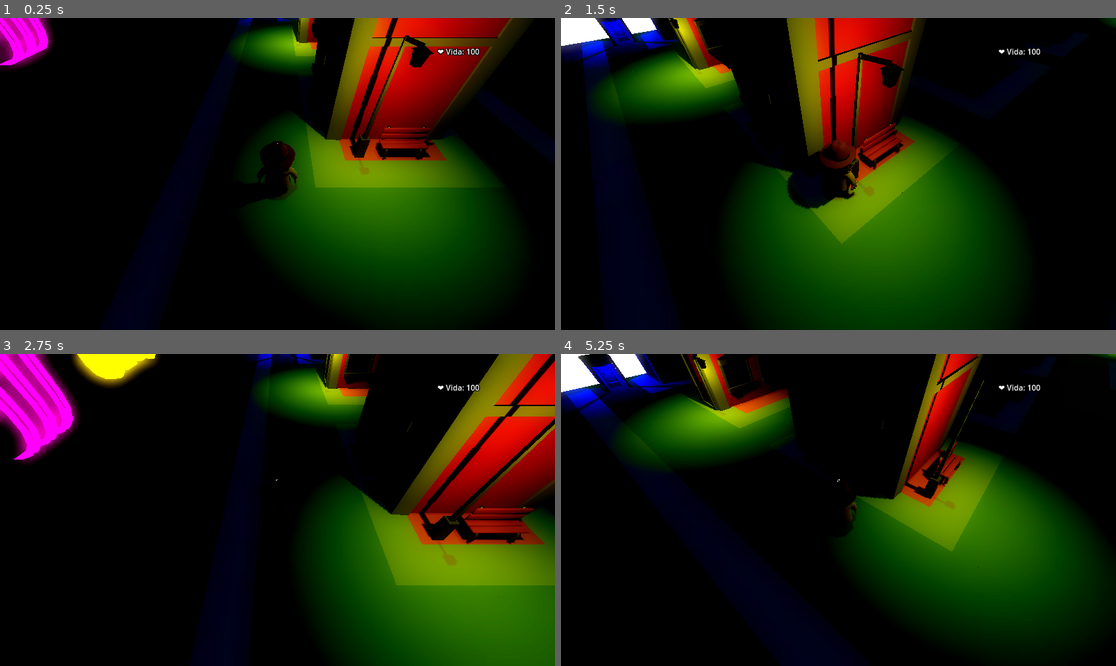
Above: before the commit, frames 1-4 (two rows, left to right).
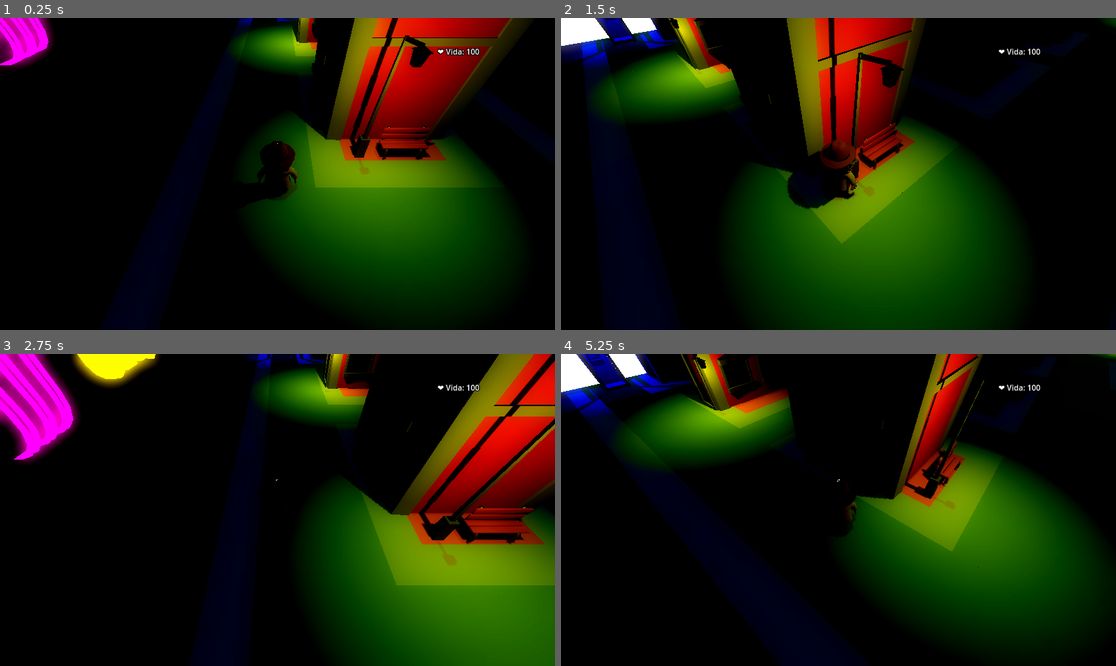
Above: after the commit, the same moments.

Repository: jphants/delivery-man
Game: Godot game, scene res://Level/Level1.tscn
Same seed, same stepped clock (60 frames per second), same inputs: the game is played once before the commit and once after it.
Inputs:
- Up to frame 1 (0.25 s): no input
- Up to frame 2 (1.5 s): tap Enter at 0.5 s; hold Up (ui_up) from 0.53 s (still down); tap Q (camera_left) at 0.6 s; tap E (camera_right) at 1.35 s
- Up to frame 3 (2.75 s): release Up (ui_up) at 2.03 s; hold Left (ui_left) from 2.03 s (still down); tap Space (interact) at 2.1 s
- Up to frame 4 (5.25 s): tap Q (camera_left) at 2.85, 5.1 s; tap Space (interact) at 3.5, 4.35 s; release Left (ui_left) at 3.53 s; hold Down (ui_down) 3.53-4.28 s; tap E (camera_right) at 3.6 s; hold Right (ui_right) 4.28-5.03 s; hold Up (ui_up) from 5.03 s (still down)

The runs differ from the first frame. In frame 1, less than 0.1% of the frame differs, in the area x 51-53%, y 0-1%; in frame 2, 0.5%; in frame 3, less than 0.1%; in frame 4, 0.7%, in the area x 1-19%, y 0-17%.

Commit message:
Sounds for changing clothes

Diff:
--- a/Level/Level1.tscn
+++ b/Level/Level1.tscn
@@ -301,7 +301,7 @@
 [node name="Cabinas" type="Node3D" parent="."]
 
 [node name="PhoneBooth" parent="Cabinas" instance=ExtResource("13_grst6")]
-transform = Transform3D(-4.371139e-08, 0, 1, 0, 1, 0, -1, 0, -4.371139e-08, -0.90286314, 0, -18.501831)
+transform = Transform3D(-4.371139e-08, 0, 1, 0, 1, 0, -1, 0, -4.371139e-08, -0.90286314, 1.057112, -18.501831)
 target_team = 1
 
 [node name="PhoneBooth2" parent="Cabinas" instance=ExtResource("13_grst6")]
--- a/PhoneBooths/TransformBooth.tscn
+++ b/PhoneBooths/TransformBooth.tscn
@@ -1,6 +1,7 @@
-[gd_scene load_steps=12 format=4 uid="uid://dsmirbtmumcqg"]
+[gd_scene load_steps=13 format=4 uid="uid://dsmirbtmumcqg"]
 
 [ext_resource type="Script" uid="uid://dir2tci2ggaut" path="res://Test/cabin.gd" id="1_470t7"]
+[ext_resource type="AudioStream" uid="uid://4po557ifg2ev" path="res://SFX/cloth_swap.mp3" id="2_s0j1e"]
 
 [sub_resource type="StandardMaterial3D" id="StandardMaterial3D_vviwj"]
 resource_name = "cabina_ss"
@@ -232,4 +233,8 @@
 [node name="CollisionShape3D" type="CollisionShape3D" parent="Area3D"]
 shape = SubResource("BoxShape3D_s0j1e")
 
+[node name="ClothSound" type="AudioStreamPlayer3D" parent="."]
+stream = ExtResource("2_s0j1e")
+volume_db = -7.0
+
 [connection signal="body_entered" from="Area3D" to="." method="_on_area_3d_body_entered"]
--- a/Test/cabin.gd
+++ b/Test/cabin.gd
@@ -2,6 +2,7 @@
 
 @onready var area_3d: Area3D = $Area3D
 @onready var omni_light_3d: OmniLight3D = $OmniLight3D
+@onready var cloth_sound: AudioStreamPlayer3D = $ClothSound
 
 enum Team {
 	NONE,
@@ -29,6 +30,12 @@
 		omni_light_3d.light_color = team_colors[target_team]
 
 func _on_area_3d_body_entered(body: Node3D) -> void:
-	if body.has_method("set_team"):
+	if body.has_method("get_team"):
+
+		var body_team = body.get_team()  # obtenemos el team actual del body
+		if body_team != target_team:
+			cloth_sound.play()
+			print(body.name, "matches target team", target_team)
+		else:
+			print(body.name, "does not match target team", target_team)
 		body.set_team(target_team)
-		print(body.name, "team set to", target_team)
Not shown: 1 places in Level/Level1.tscn that only renumber resources
Not shown, added: SFX/cloth_swap.mp3.import
Not shown, added: SFX/cloth_swap.mp3
